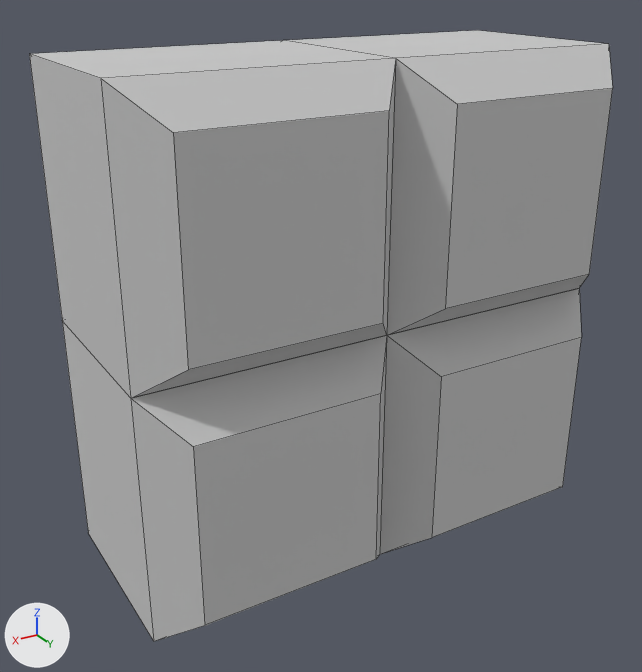
An edit to the FBX model Assets/Models/Color Block Jam/FBX/lego_flat_1.fbx, drawn before and after from the same camera.
Camera for both pictures: a 50 mm camera at (1.79, 2.89, 1.31) aimed at (0.07, 0.02, -0.12). The axes (+X, +Y, +Z) are drawn at lower left. The lights are the same throughout. Mesh edges are drawn as thin lines. Where no turn or scale is listed for an object, it has been applied to the vertices.

The scene before the commit, as lines of its bpy script (objects in view):
```python
me_mesh = bpy.data.meshes.new('Mesh')
me_mesh.from_pydata(...)  # 64 vertices, 56 faces; spans x -1.0..1.0, y -0.55..0.55, z -1.0..1.0
me_mesh.materials.append(mat_material__25)  # light grey #cacaca
ob_lego_flat_1 = bpy.data.objects.new('lego_flat_1', me_mesh)
ob_lego_flat_1.location = (0.0, 0.0, 0.0)
```
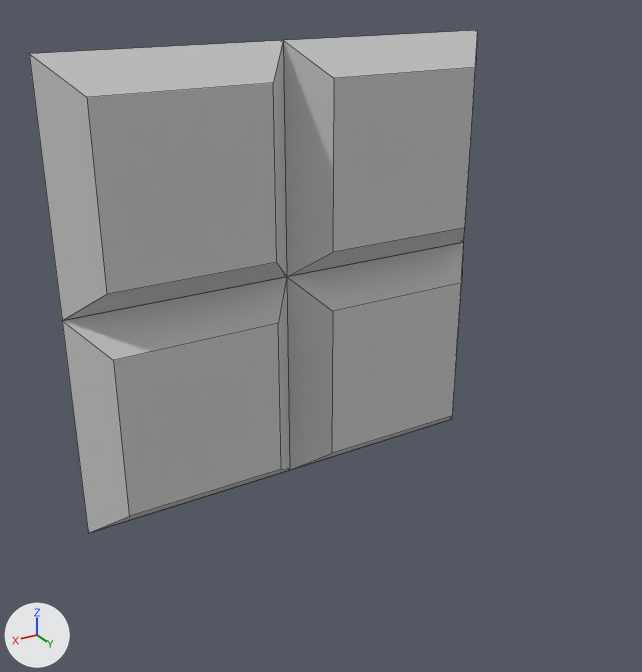
The newer file is also turned or shifted as a whole; pictures and numbers use the older file's frame.

What differs and where, as boxes (x1, y1, x2, y2) in the pictures (642 x 672 px):
'lego_flat_1', reshaped (23% narrower, 18% shorter): before (29, 30, 613, 641); after (29, 30, 477, 533)

Edits to the bpy script that builds the scene:
```text
Change me_mesh:
    where me_mesh.from_pydata(...)  # 64 vertices, 56 faces; spans x -1.0..1.0, y -0.55..0.55, z -1.0..1.0
    used by ob_lego_flat_1; location = (0.0, 0.0, 0.0)
    me_mesh part 1: all 32 vertices in x -1.0..1.0, y 0.39..0.55, z -1.0..1.0 are moved by (0.0, -0.77, 0.0)
```
